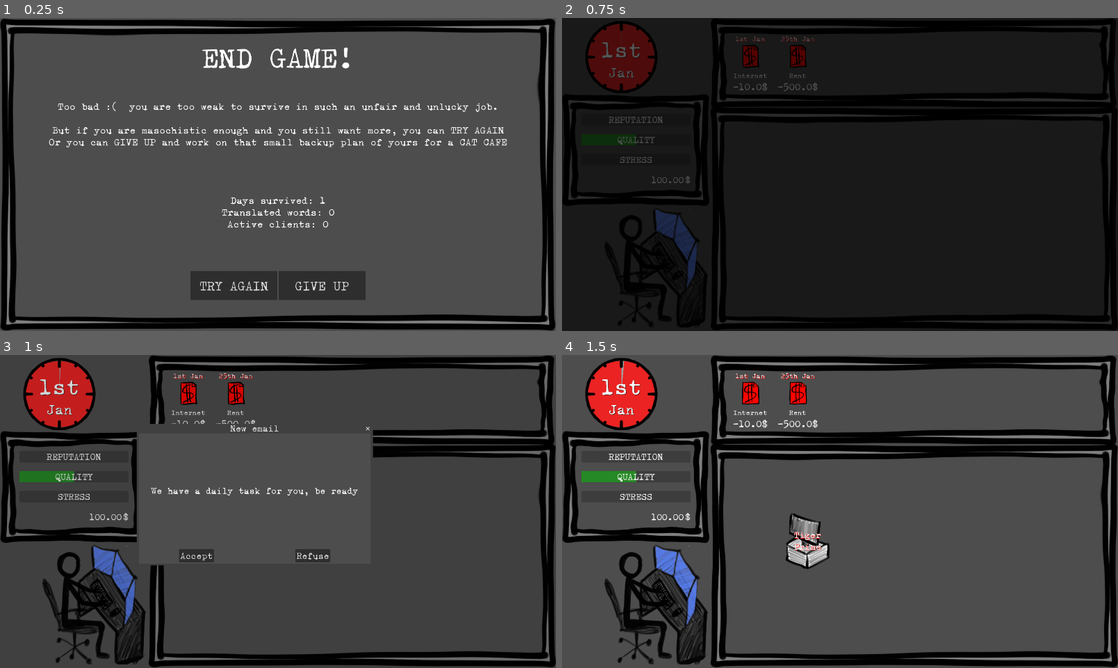
Above: before the commit, frames 1-4 (two rows, left to right).
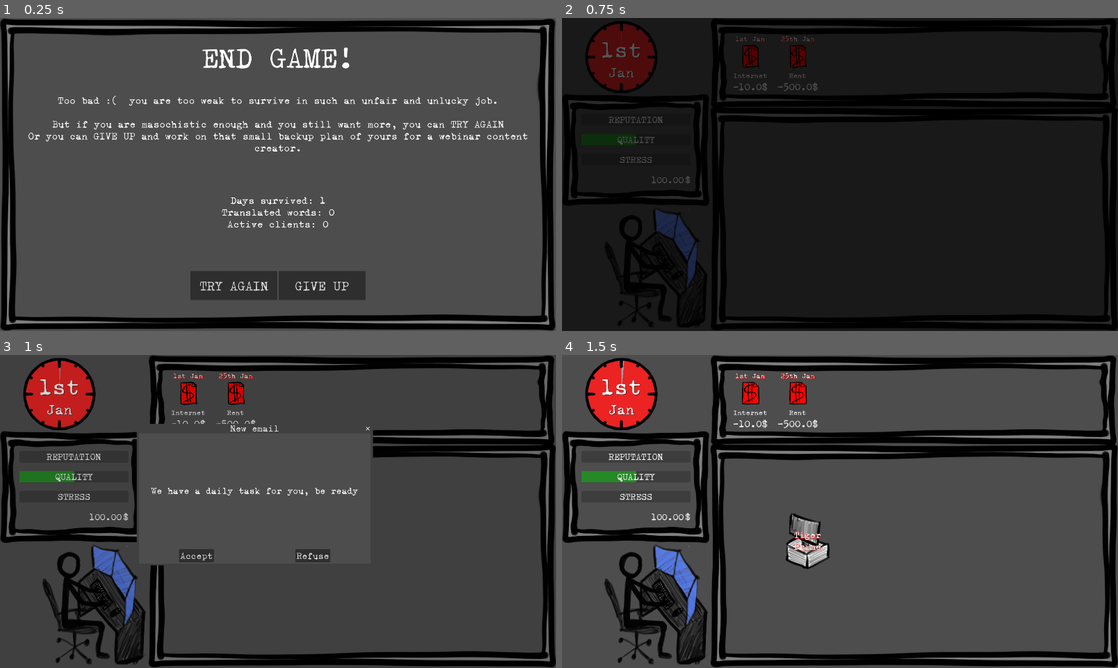
Above: after the commit, the same moments.

Repository: ildede/game-off-2025
Game: Godot game, scene res://scenes/ui/end_screen/end.tscn
Two runs of this game, one before a commit and one after it. Both use one fixed random seed, a clock stepped at 60 frames per second and the inputs below. This scene is started directly instead of the project's main scene.
Inputs:
- Up to frame 1 (0.25 s): no input
- Up to frame 2 (0.75 s): click "TRY AGAIN" at 0.5 s
- Up to frame 3 (1 s): no input
- Up to frame 4 (1.5 s): click "Accept" at 1.25 s

The runs differ from the first frame. In frame 1, 3.3% of the frame differs, in the area x 5-95%, y 24-43%; in frame 2, nothing differs; in frame 3, nothing differs; in frame 4, nothing differs.

Commit message:
chore: add new backup_plans

Diff:
--- a/scenes/ui/end_screen/end.gd
+++ b/scenes/ui/end_screen/end.gd
@@ -1,5 +1,47 @@
 extends Node
 class_name End
+
+var backup_plan = [
+"professional coffee grounds reader",
+"second-hand bookmark dealer",
+"yoga instructor",
+"webinar content creator",
+"professional Twitcher",
+"make-up guru on TikTok",
+"AI professional prompter",
+"full-time seller on Vinted",
+"consierge for R-b'n'b apartments",
+"shushing librarian",
+"dog and cat sitter",
+"localization guru content creator",
+"human scarecrow",
+"parrot breeder",
+"door-to-door hoover seller",
+"life coach for burned-out translators",
+"professional crotcheteer",
+"fortune cookie writer ",
+"hopster cafeteria barista",
+"personal therapist for people who yell at printers",
+"motivational speaker for procrastinators on LinkedIn",
+"ASMR videoblogger on YouTube",
+"professional apology email writer",
+"night-shift ghost tour guide",
+"greenhouse grower of orchids and exotic plants",
+"ikebana floral arranger",
+"slow-cooking food-truck entrepreneur",
+"birdwatching guide",
+"high-mountain pasture herder",
+"soil-turner",
+"at-home private teacher",
+"underpaid public school teacher",
+"Irish pub manager",
+"worker in a dog-and-cat rescue shelter",
+"host in a bourgeois manor for libertine soirées",
+"luxury event organizer for swingers",
+"Camino de Santiago trekker livestreaming the journey for charity",
+"salesperson for e-cigarettes and vaping liquids",
+"online advisor for aromatic-plant growing aimed at millennials",
+"tour organizer for Trappist-beer routes in Belgium"]
 
 func _ready() -> void:
 	print("[END] _ready")
@@ -29,8 +71,8 @@
 		$Panel/GridContainer/Description.append_text("Too bad :(  you are too weak to survive in such an unfair and unlucky job.\n
 But if you are masochistic enough and you still want more, you can TRY AGAIN
 Or you can GIVE UP and work on that small backup plan of yours for a ")
-		var backup_plan = ["TEA ROOM", "BOOKSTORE", "CAFETERIA", "CAT CAFE"]
 		$Panel/GridContainer/Description.append_text(backup_plan.pick_random())
+		$Panel/GridContainer/Description.append_text(".")
 
 	$Panel/GridContainer/Statistics.text = ""
 	$Panel/GridContainer/Statistics.append_text("Days survived: {0}
